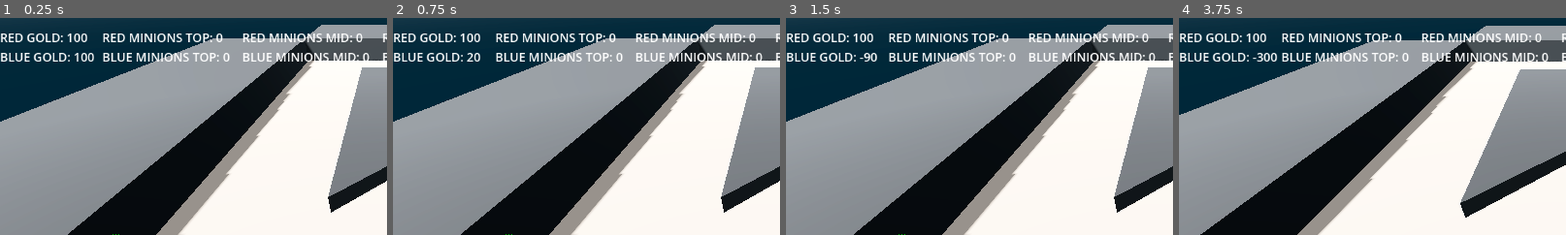
Above: before the commit, frames 1-4 (left to right).
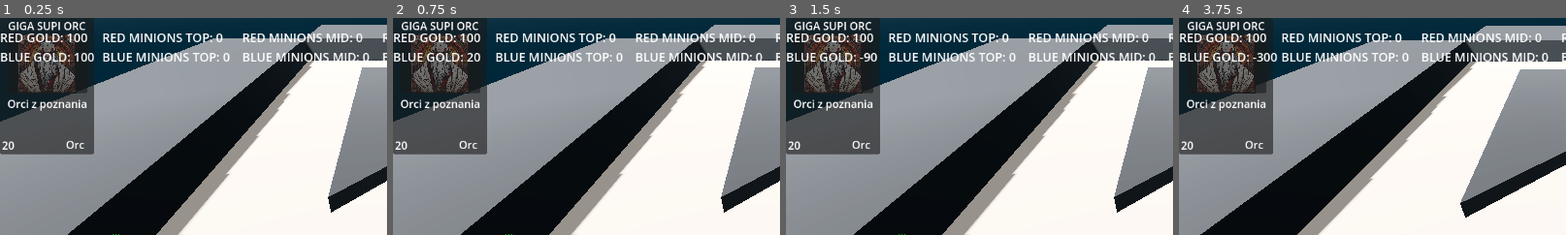
Above: after the commit, the same moments.

Repository: RadekGrzankowski/ChipsowyJam1
Game: Godot game, scene res://Scenes/Levels/wip_scene.tscn
The game is run twice, just before and just after one commit, with the same random seed, the same clock (stepped at 60 frames per second) and the same inputs.
Inputs (mouse positions are % of the whole screen's width and height, from its top left):
- Up to frame 1 (0.25 s): no input
- Up to frame 2 (0.75 s): click "Attack DMG + 5 Cost: 80Gold" at 0.5 s
- Up to frame 3 (1.5 s): click "Attack DMG + 10 Cost: 110Gold" at 1.25 s
- Up to frame 4 (3.75 s): click "Armor + 1 Cost: 50Gold" at 2 s; click "Armor + 3 Cost: 90Gold" at 2.75 s; tap Enter at 3.5 s; move the mouse to (72, 45) at 3.52 s; hold Right (move_right) from 3.53 s (still down); tap Mouse wheel down (mwheeldown) at 3.6 s; click (72, 45) at 3.67 s
The pictures show only the part of the screen within x 0-50%, y 0-50%; the shares and areas given below are measured in that part.

The runs differ from the first frame. In frame 1, 12% of the frame differs, in the area x 0-25%, y 0-63%; in frame 2, 12%; in frame 3, 12%; in frame 4, 12%.

Commit message:
Card scene and first card resources

Diff:
--- /dev/null
+++ b/ChipsowyJam/Scenes/Assets/Cards/card.gd
@@ -0,0 +1,29 @@
+extends Control
+
+@export var name_label: Label
+@export var image: TextureRect
+@export var description_label: Label
+@export var cost_label: Label
+@export var race_label: Label
+
+var cost: int
+var race: String
+
+var card_resource: Resource
+# Called when the node enters the scene tree for the first time.
+func _ready():
+	pass
+
+func _update_card(resource: Resource):
+	var imported_resource = resource
+	if imported_resource:
+		card_resource = imported_resource
+		name_label.text = card_resource.name
+		image.texture = card_resource.image
+		description_label.text = card_resource.description
+		cost_label.text = str(card_resource.cost)
+		race_label.text = card_resource.race
+
+# Called every frame. 'delta' is the elapsed time since the previous frame.
+func _process(delta):
+	pass
--- /dev/null
+++ b/ChipsowyJam/Scenes/Assets/Cards/card.tscn
@@ -0,0 +1,75 @@
+[gd_scene load_steps=2 format=3 uid="uid://bpcf3shjxg2ll"]
+
+[ext_resource type="Script" path="res://Scenes/Assets/Cards/card.gd" id="1_2e6cc"]
+
+[node name="Card" type="Control" node_paths=PackedStringArray("name_label", "image", "description_label", "cost_label", "race_label")]
+layout_mode = 3
+anchors_preset = 0
+offset_right = 140.0
+offset_bottom = 203.0
+script = ExtResource("1_2e6cc")
+name_label = NodePath("NameLabel")
+image = NodePath("TextureRect")
+description_label = NodePath("DescriptionLabel")
+cost_label = NodePath("CostLabel")
+race_label = NodePath("RaceLabel")
+
+[node name="Panel" type="Panel" parent="."]
+layout_mode = 1
+anchors_preset = 15
+anchor_right = 1.0
+anchor_bottom = 1.0
+grow_horizontal = 2
+grow_vertical = 2
+
+[node name="NameLabel" type="Label" parent="."]
+layout_mode = 1
+anchors_preset = 5
+anchor_left = 0.5
+anchor_right = 0.5
+offset_left = -28.0
+offset_right = 28.0
+offset_bottom = 23.0
+grow_horizontal = 2
+
+[node name="TextureRect" type="TextureRect" parent="."]
+layout_mode = 0
+offset_left = 11.0
+offset_top = 24.0
+offset_right = 130.0
+offset_bottom = 112.0
+expand_mode = 2
+stretch_mode = 5
+
+[node name="Panel" type="Panel" parent="TextureRect"]
+layout_mode = 1
+anchors_preset = 15
+anchor_right = 1.0
+anchor_bottom = 1.0
+grow_horizontal = 2
+grow_vertical = 2
+
+[node name="DescriptionLabel" type="Label" parent="."]
+layout_mode = 1
+anchors_preset = 2
+anchor_top = 1.0
+anchor_bottom = 1.0
+offset_left = 11.0
+offset_top = -87.0
+offset_right = 131.0
+offset_bottom = -62.0
+grow_vertical = 0
+
+[node name="CostLabel" type="Label" parent="."]
+layout_mode = 0
+offset_left = 3.0
+offset_top = 178.0
+offset_right = 43.0
+offset_bottom = 201.0
+
+[node name="RaceLabel" type="Label" parent="."]
+layout_mode = 0
+offset_left = 98.0
+offset_top = 177.0
+offset_right = 138.0
+offset_bottom = 200.0
--- a/ChipsowyJam/Scenes/Assets/Cards/default_card.tres
+++ /dev/null
@@ -1,11 +0,0 @@
-[gd_resource type="Resource" load_steps=3 format=3 uid="uid://c4jxg1kfqxv83"]
-
-[ext_resource type="Script" path="res://Scripts/card_stats.gd" id="1_iv7j3"]
-
-[sub_resource type="ImageTexture" id="ImageTexture_vecf8"]
-
-[resource]
-script = ExtResource("1_iv7j3")
-name = "card1"
-image = SubResource("ImageTexture_vecf8")
-cost = 10
--- /dev/null
+++ b/ChipsowyJam/Scenes/Assets/Cards/orc_1.tres
@@ -0,0 +1,12 @@
+[gd_resource type="Resource" load_steps=3 format=3 uid="uid://c4jxg1kfqxv83"]
+
+[ext_resource type="Texture2D" uid="uid://cw38ik6ufr3ui" path="res://orc_picture.jpg" id="1_ggd0j"]
+[ext_resource type="Script" path="res://Scripts/card_stats.gd" id="2_42dtj"]
+
+[resource]
+script = ExtResource("2_42dtj")
+name = "GIGA ORC"
+image = ExtResource("1_ggd0j")
+cost = 15
+race = "Orc"
+description = "Orci z Majorki"
--- /dev/null
+++ b/ChipsowyJam/Scenes/Assets/Cards/orc_2.tres
@@ -0,0 +1,12 @@
+[gd_resource type="Resource" load_steps=3 format=3 uid="uid://dyyyn6x6h1ypo"]
+
+[ext_resource type="Texture2D" uid="uid://bvquxytjipkno" path="res://orc2_picture.jpg" id="1_4ujpv"]
+[ext_resource type="Script" path="res://Scripts/card_stats.gd" id="2_44q4h"]
+
+[resource]
+script = ExtResource("2_44q4h")
+name = "GIGA SUPI ORC"
+image = ExtResource("1_4ujpv")
+cost = 20
+race = "Orc"
+description = "Orci z poznania"
--- a/ChipsowyJam/Scenes/HUD.tscn
+++ b/ChipsowyJam/Scenes/HUD.tscn
@@ -1,9 +1,12 @@
-[gd_scene load_steps=6 format=3 uid="uid://0cdht6xykwu7"]
+[gd_scene load_steps=9 format=3 uid="uid://0cdht6xykwu7"]
 
 [ext_resource type="Script" path="res://Scripts/spawn_manager.gd" id="1_bvj0y"]
 [ext_resource type="PackedScene" uid="uid://c8riyqts5q1cc" path="res://Scenes/Assets/Mobs/ranged_minion.tscn" id="3_nfw86"]
 [ext_resource type="PackedScene" uid="uid://chf01dp46evdy" path="res://Scenes/Assets/Mobs/melee_minion.tscn" id="4_qa1mu"]
 [ext_resource type="Script" path="res://Scripts/GameUIManager.gd" id="4_v33no"]
+[ext_resource type="Resource" uid="uid://c4jxg1kfqxv83" path="res://Scenes/Assets/Cards/orc_1.tres" id="5_f0jaq"]
+[ext_resource type="PackedScene" uid="uid://bpcf3shjxg2ll" path="res://Scenes/Assets/Cards/card.tscn" id="5_k520t"]
+[ext_resource type="Resource" uid="uid://dyyyn6x6h1ypo" path="res://Scenes/Assets/Cards/orc_2.tres" id="6_xm824"]
 
 [sub_resource type="LabelSettings" id="LabelSettings_tnijv"]
 font_size = 18
@@ -18,6 +21,8 @@
 
 [node name="GameUIManager" type="Node3D" parent="."]
 script = ExtResource("4_v33no")
+orc_cards_array = [ExtResource("5_f0jaq"), ExtResource("6_xm824")]
+card_scene = ExtResource("5_k520t")
 
 [node name="HUD" type="Node2D" parent="GameUIManager"]
 
--- a/ChipsowyJam/Scripts/GameUIManager.gd
+++ b/ChipsowyJam/Scripts/GameUIManager.gd
@@ -13,9 +13,17 @@
 @onready var top_minions_label: Label = $HUD/Labels/TopMinions
 @onready var mid_minions_label: Label = $HUD/Labels/MidMinions
 @onready var bot_minions_label: Label = $HUD/Labels/BotMinions
+
+@export var orc_cards_array: Array
+@export var card_scene: PackedScene
+
 # Called when the node enters the scene tree for the first time.
 func _ready():
-	pass
+	var card = card_scene.instantiate()
+	var resource = orc_cards_array[1]
+	card._update_card(resource)
+	add_child(card)
+
 # Called every frame. 'delta' is the elapsed time since the previous frame.
 func _process(delta):
 	actual_gold_stats = format_gold_stats % [Game.red_gold, Game.blue_gold]
--- a/ChipsowyJam/Scripts/card_stats.gd
+++ b/ChipsowyJam/Scripts/card_stats.gd
@@ -1,9 +1,13 @@
 extends Resource
 @export var name: String
-@export var image: ImageTexture
+@export var image: Texture2D
 @export var cost: int
+@export var race: String
+@export var description: String
 
-func _init(p_name = "", p_image = null, p_cost = 0):
+func _init(p_name = "", p_image = null, p_cost = 0, p_race = "", p_description = ""):
 	name = p_name
 	image = p_image
 	cost = p_cost
+	race = p_race
+	description = p_description
Binary file added: ChipsowyJam/orc2_picture.jpg
Not shown, added: ChipsowyJam/orc2_picture.jpg.import
Binary file added: ChipsowyJam/orc_picture.jpg
Not shown, added: ChipsowyJam/orc_picture.jpg.import
